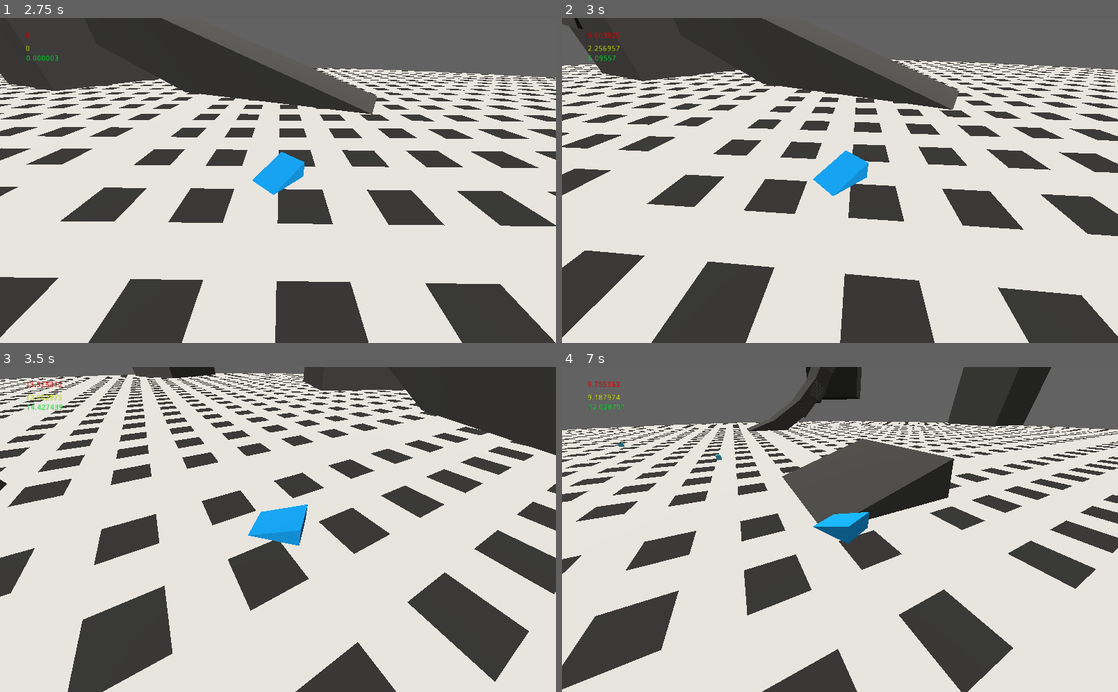
Above: before the commit, frames 1-4 (two rows, left to right).
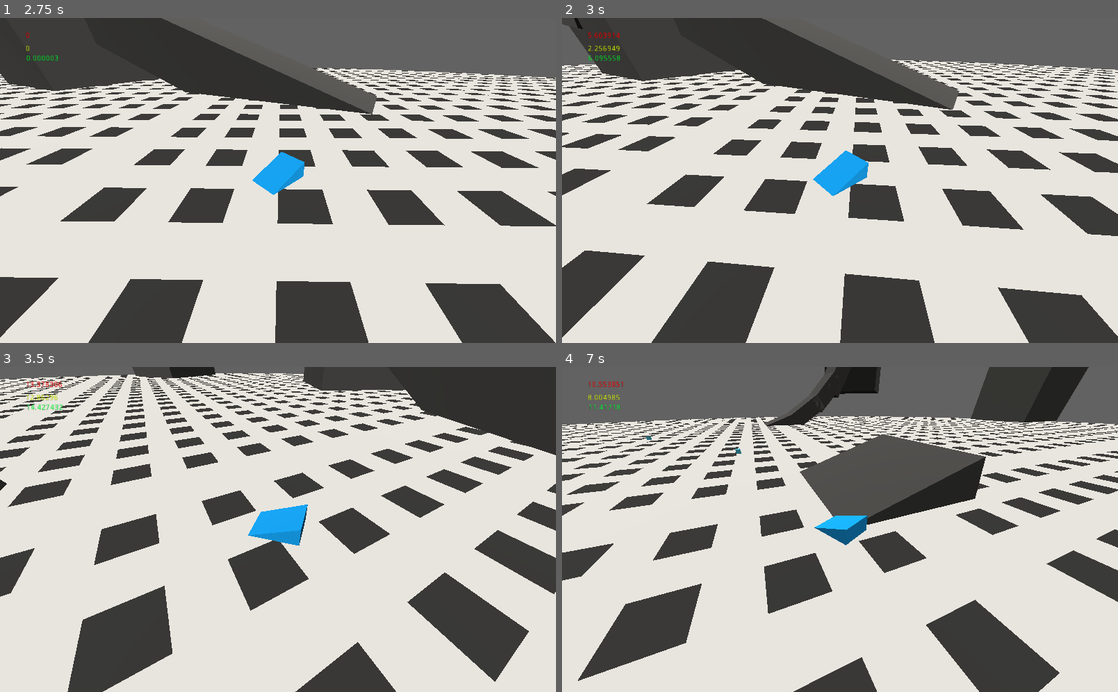
Above: after the commit, the same moments.

Repository: EdmarDev/Wind-Up-Racer
Game: Godot game, scene res://test/test_scene.tscn
Two runs of this game, one before a commit and one after it. Both use one fixed random seed, a clock stepped at 60 frames per second and the inputs below. The project has no main scene, so this scene is started directly.
Inputs:
- Up to frame 1 (2.75 s): tap Enter at 0.5, 2 s; hold D (steer_right) 0.53-1.28 s; tap Space at 1.25 s; hold Shift (brake) 1.28-2.03 s; hold D (steer_right) from 2.03 s (still down)
- Up to frame 2 (3 s): tap Space at 2.75 s; release D (steer_right) at 2.78 s; hold W (accelerate) from 2.78 s (still down)
- Up to frame 3 (3.5 s): keep holding W (accelerate)
- Up to frame 4 (7 s): release W (accelerate) at 3.53 s; hold A (steer_left) 3.53-5.03 s; hold Shift (brake) 5.03-5.78 s; tap Enter at 5.75 s; hold D (steer_right) 5.78-6.53 s; tap Space at 6.5 s; hold W (accelerate) from 6.53 s (still down)

Frame 1 is identical in both runs. In frame 2, less than 0.1% of the frame differs, in the area x 8-95%, y 4-26%; in frame 3, less than 0.1%; in frame 4, 27%, in the area x 0-100%, y 0-100%.

Commit message:
Add persistent boost

Diff:
--- a/src/items/SpeedBoost.gd
+++ b/src/items/SpeedBoost.gd
@@ -9,3 +9,5 @@
 		return
 	var vehicle := body as Vehicle
 	vehicle.acceleration_boost += 60
+	vehicle.persistent_boost += 10
+	vehicle.drifting += .05
--- a/src/vehicle/vehicle.gd
+++ b/src/vehicle/vehicle.gd
@@ -2,6 +2,9 @@
 extends KinematicBody
 
 var acceleration_boost := 0
+var persistent_boost := 0
+var drifting := .1
+var _persistent_boost_min_speed := 15
 var _boost_decay := 2
 var _wheel_base := 1.9
 var _velocity: Vector3
@@ -58,7 +61,7 @@
 		var angle := rad2deg(col.normal.angle_to(Vector3.UP))
 		if angle >= 45:
 			_velocity += col.normal * 10
-			print(_velocity)
+			_reset_persistent_boost()
 			break
 	$speed.text = str(_velocity.length())
 	if _velocity.length() < .01:
@@ -66,10 +69,19 @@
 
 
 func get_final_acceleration():
-	return acceleration_boost + _acceleration
+	return persistent_boost + acceleration_boost + _acceleration
+
 
 func _update_acceleration(delta):
 	acceleration_boost = max(0, acceleration_boost - _boost_decay * delta)
+	if _velocity.length() <= _persistent_boost_min_speed:
+		_reset_persistent_boost()
+
+
+func _reset_persistent_boost():
+	persistent_boost = 0
+	drifting = .1
+
 
 func steering(delta):
 	var rear_wheel = global_transform.origin - _heading_direction * _wheel_base/2
@@ -80,7 +92,7 @@
 	var d := _heading_direction.dot(_velocity.normalized())
 	if d > 0:
 		var target_vel := _heading_direction * _velocity.length()
-		_velocity = _velocity.linear_interpolate(target_vel, 5 * delta)
+		_velocity = _velocity.linear_interpolate(target_vel, (1/drifting) * delta)
 	else:
 		_velocity =  -_heading_direction * _velocity.length()
 
